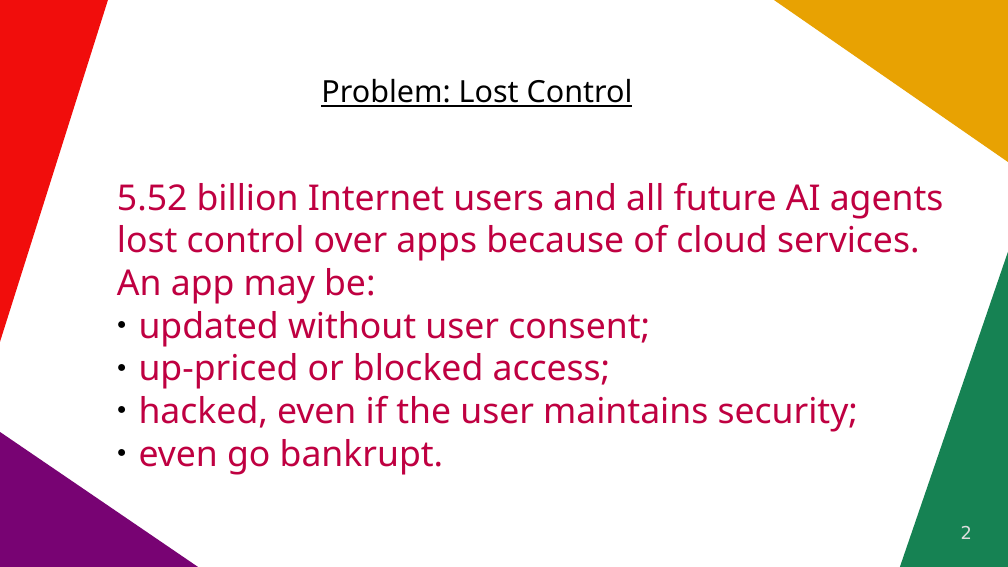
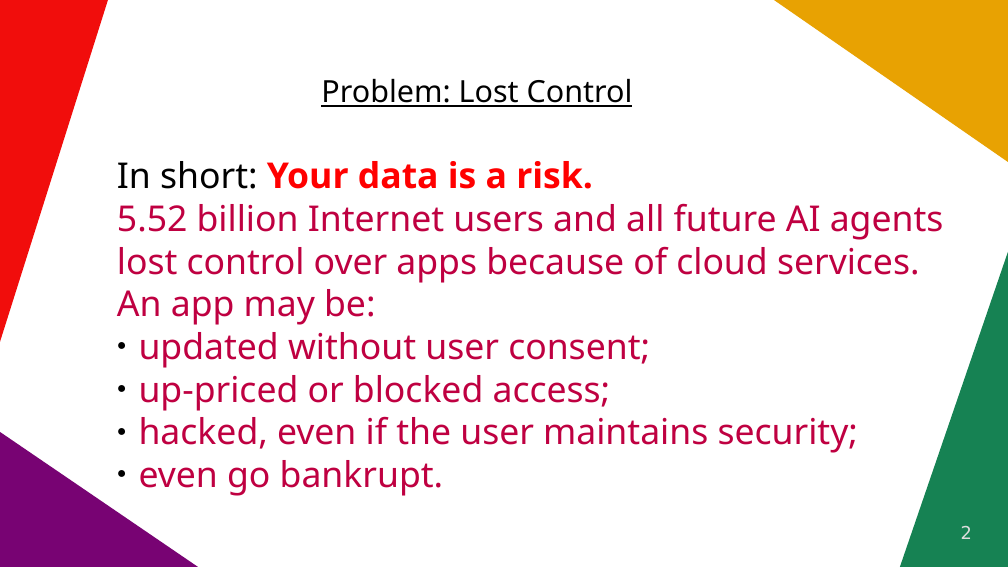
Before and after one commit to vporton/icp-package-manager, a slide deck: slide 2 of docs/short-pitchdeck.odp. Drawn at 1008x567 pixels with LibreOffice and Linux fonts; fonts in the diff are those of the drawing. Boxes give left, top, right and bottom in pixels: in the first picture for what was removed or moved away, otherwise in the second. Text is boxed around its words. In the diff, an @@ line names an element or a change of style, - is before the commit and + after.

```diff
--- a/docs/short-pitchdeck.odp
+++ b/docs/short-pitchdeck.odp
@@ text at <box>117,161,593,189</box>: paragraph added @@
+In short: Your data is a risk.
```
Also in this commit, not shown: 2 other slides changed, 7 other files.
